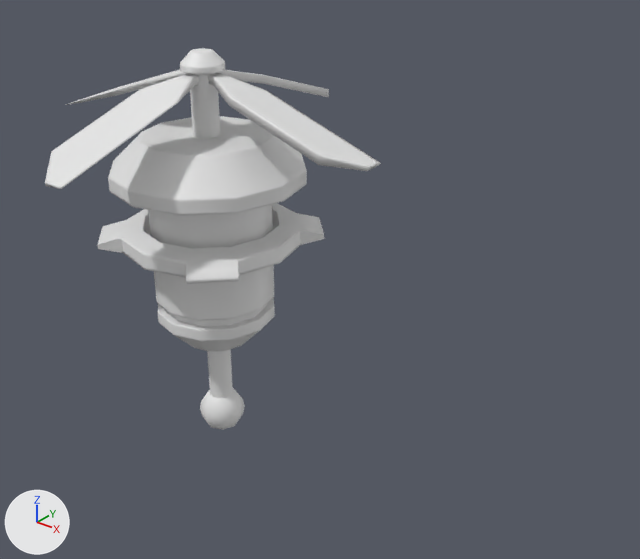
One commit to the Blender file Jacob Blender/Enemy/ShieldDrone.blend: the scene before it, then after it.
Rendered twice from a 50 mm camera at (3.39, -3.26, 4.0) aimed at (-0.1, 1.1, 1.3). Arrows for +X, +Y and +Z are at lower left; the lights stay in place. The same objects are shown in both versions, whatever each file hides. Materials are left out; every surface is plain grey.

Before the edit, the objects in view are built like this:
```python
me_cube_003 = bpy.data.meshes.new('Cube.003')
me_cube_003.from_pydata(...)  # 134 vertices, 120 faces; spans x -1.05..1.05, y -1.05..1.05, z -0.3..0.02
me_cube_003.polygons.foreach_set('use_smooth', [True] * 120)
me_cube_003.materials.append(mat_police)
me_cylinder_001 = bpy.data.meshes.new('Cylinder.001')
me_cylinder_001.from_pydata(...)  # 144 vertices, 112 faces; spans x -0.535..0.535, y -0.535..0.535, z -0.071..0.071
me_cylinder_001.polygons.foreach_set('use_smooth', [True] * 112)
me_cylinder_001.materials.append(mat_police)
me_cylinder_002 = bpy.data.meshes.new('Cylinder.002')
me_cylinder_002.from_pydata(...)  # 526 vertices, 497 faces; spans x -0.55..0.55, y -0.55..0.55, z -1.14..1.21
me_cylinder_002.polygons.foreach_set('use_smooth', [True] * 497)
# faces by material slot: [76, 421]
me_cylinder_002.materials.append(mat_glow)
me_cylinder_002.materials.append(mat_police)
ob_shield_drone_main = bpy.data.objects.new('Shield Drone Main', me_cylinder_002)
ob_shield_drone_main.location = (0.0, 0.0, 1.85)
ob_shield_drone_propeler = bpy.data.objects.new('Shield Drone Propeler', me_cube_003)
ob_shield_drone_propeler.location = (0.0, 0.0, 2.925)
ob_shield_drone_spin_part = bpy.data.objects.new('Shield Drone Spin Part', me_cylinder_001)
ob_shield_drone_spin_part.location = (0.0, 0.0, 2.04)
```
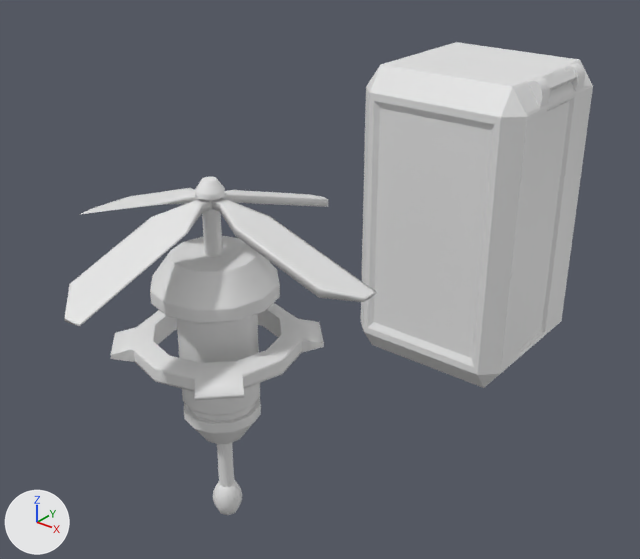
Pixel boxes (x1, y1, x2, y2) of what changed, in the pictures (640 x 559 px):
'Shield Drone Box Left', added: after (361, 65, 527, 388)
'Shield Drone Main', mesh rescaled, moved (34% narrower, 11% shorter): before (108, 48, 307, 430); after (150, 177, 280, 515)
'Shield Drone Propeler', moved: before (45, 69, 381, 189); after (64, 188, 377, 326)
'Shield Drone Spin Part', moved: before (97, 203, 324, 284); after (111, 303, 324, 400)
'Shield Drone Box Front Front', added: after (491, 87, 593, 382)
'Shield Drone Box Top Front', added: after (445, 51, 593, 116)
'Shield Drone Box Top Back', added: after (381, 42, 515, 75)

The change, as a diff of the scene's bpy script:
```diff
--- a/Jacob Blender/Enemy/ShieldDrone.blend.py
+++ b/Jacob Blender/Enemy/ShieldDrone.blend.py
@@ me_cylinder_002 @@
 me_cylinder_002.from_pydata(...)  # 526 vertices, 497 faces; spans x -0.55..0.55, y -0.55..0.55, z -1.14..1.21
 # used by ob_shield_drone_main; location = (0.0, 0.0, 1.85)
+# me_cylinder_002 part 1: the whole mesh is scaled about its middle by (0.7, 0.7, 1)
@@ me_cube_001 @@
+me_cube_001.from_pydata(...)  # 112 vertices, 94 faces; spans x -0.1..0.03, y -0.7..0.7, z 0.0..2.5
@@ me_cube_004 @@
+me_cube_004.from_pydata(...)  # 40 vertices, 28 faces; spans x -0.565..0.565, y -0.567..0.564, z 0.0
@@ me_cube_011 @@
+me_cube_011.from_pydata(...)  # 60 vertices, 46 faces; spans x -0.57..0.57, y -0.1..0.03, z 0.0..2.31
@@ me_cube_008 @@
+me_cube_008.from_pydata(...)  # 72 vertices, 55 faces; spans x -0.565..0.565, y -0.008..0.699, z 0.008..0.215
@@ me_cube_010 @@
+me_cube_010.from_pydata(...)  # 60 vertices, 46 faces; spans x -0.57..0.57, y -0.04..0.1, z 0.0..2.31
@@ me_cube_009 @@
+me_cube_009.from_pydata(...)  # 48 vertices, 35 faces; spans x -0.565..0.565, y -0.701..-0.001, z 0.008..0.2
@@ ob_shield_drone_spin_part @@
 ob_shield_drone_spin_part = bpy.data.objects.new('Shield Drone Spin Part', me_cylinder_001)
-ob_shield_drone_spin_part.location = (0.0, 0.0, 2.04)
+ob_shield_drone_spin_part.location = (0.0, 0.0, 1.34)
@@ ob_shield_drone_propeler @@
 ob_shield_drone_propeler = bpy.data.objects.new('Shield Drone Propeler', me_cube_003)
-ob_shield_drone_propeler.location = (0.0, 0.0, 2.925)
+ob_shield_drone_propeler.location = (0.0, 0.0, 2.225)
@@ ob_shield_drone_main @@
 ob_shield_drone_main = bpy.data.objects.new('Shield Drone Main', me_cylinder_002)
-ob_shield_drone_main.location = (0.0, 0.0, 1.85)
+ob_shield_drone_main.location = (0.0, 0.0, 1.15)
@@ ob_shield_drone_box_left @@
+ob_shield_drone_box_left = bpy.data.objects.new('Shield Drone Box Left', me_cube_001)
+ob_shield_drone_box_left.parent = ob_shield_drone_box_base
+ob_shield_drone_box_left.location = (-0.6, 0.0, 0.0)
@@ ob_shield_drone_box_base @@
+ob_shield_drone_box_base = bpy.data.objects.new('Shield Drone Box Base', me_cube_004)
+ob_shield_drone_box_base.location = (0.0, 3.0, 0.0)
+ob_shield_drone_box_base.rotation_euler = (0.0, 0.0, 1.571)  # degrees (0, 0, 90)
@@ ob_shield_drone_box_front_front @@
+ob_shield_drone_box_front_front = bpy.data.objects.new('Shield Drone Box Front Front', me_cube_011)
+ob_shield_drone_box_front_front.parent = ob_shield_drone_box_base
+ob_shield_drone_box_front_front.location = (0.0, -0.6, 0.0)
@@ ob_shield_drone_box_top_front @@
+ob_shield_drone_box_top_front = bpy.data.objects.new('Shield Drone Box Top Front', me_cube_008)
+ob_shield_drone_box_top_front.parent = ob_shield_drone_box_front_front
+ob_shield_drone_box_top_front.location = (0.0, -0.1, 2.3)
@@ ob_shield_drone_box_top_back @@
+ob_shield_drone_box_top_back = bpy.data.objects.new('Shield Drone Box Top Back', me_cube_009)
+ob_shield_drone_box_top_back.parent = ob_shield_drone_box_back_back
+ob_shield_drone_box_top_back.location = (0.0, 0.1, 2.3)
@@ ob_shield_drone_box_back_back @@
+ob_shield_drone_box_back_back = bpy.data.objects.new('Shield Drone Box Back Back', me_cube_010)
+ob_shield_drone_box_back_back.parent = ob_shield_drone_box_base
+ob_shield_drone_box_back_back.location = (0.0, 0.6, 0.0)
```
